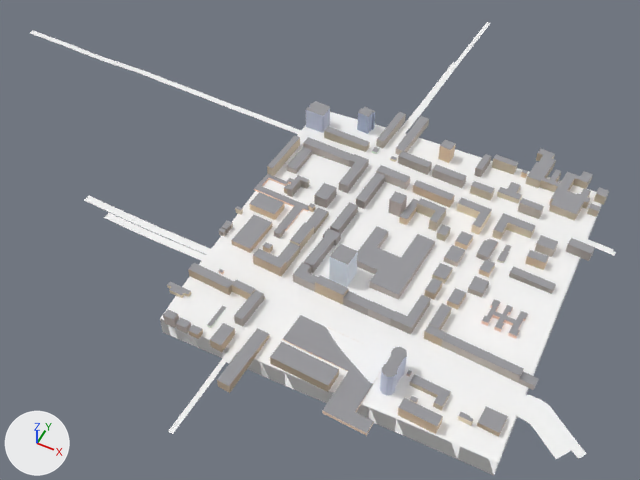
One commit to the glTF model public/tiles/1/1_-7.glb: the scene before it, then after it.
Before and after are seen from a camera (50 mm lens) standing at (1064.0, 2485.0, 1224.0) and looking at (618.0, 3378.0, 108.0). Every picture has the same lights, and +X, +Y and +Z are marked at lower left. The first picture is the older version. Where no turn or scale is listed for an object, it has been applied to the vertices. Vertices at exactly the same position are counted once.

Names of what the first picture shows: 't1_1_-7'.
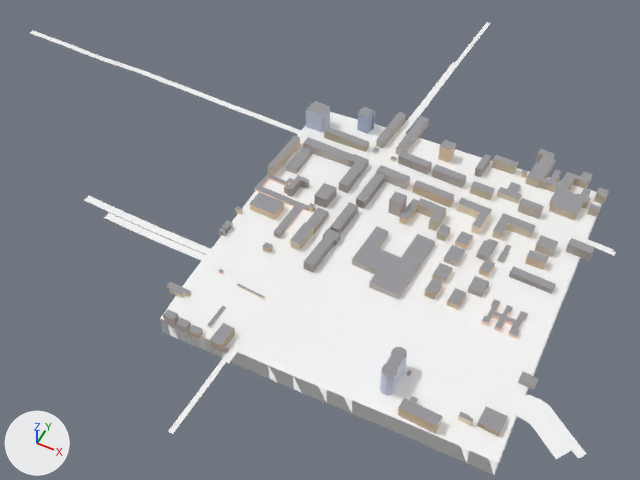
Where the newer file only moved an object's origin or applied its transform, the numbers keep the older frame.

Where the change shows, as pixel boxes [x1, y1, x2, y2] in the pictures (640 x 480 px):
part 1 of me_t1_1__7, deleted: before [188, 215, 451, 436]
part 2 of me_t1_1__7, cut back: [178, 206, 601, 463] in both

What changed in the scene script:
```text
Change me_t1_1__7:
    used by ob_t1_1__7; location = (505.0, 3441.0, 203.0)
    remove me_t1_1__7.from_pydata(...)  # 4718 vertices, 6735 faces; spans x -616.0..616.0, y -513.0..513.0, z -47.0..47.0
    add me_t1_1__7.from_pydata(...)  # 4559 vertices, 6509 faces; spans x -616.0..616.0, y -513.0..513.0, z -47.0..41.0
    me_t1_1__7 part 1: 8 loose pieces with 108 vertices, spanning x 6.0..429.0, y -428.0..-141.0, z -20.0..47.0, are deleted
    me_t1_1__7 part 2
    52 vertices are removed from x 79.0..506.0, y -330.0..-169.0, z -10.0..18.0
    145 faces are deleted
    1 vertex is added at (153.0, -250.0, -7.0)
    58 new faces join them, mat_far_terrain (white #ffffff)
    5 new faces join them, mat_far_building
    6 new faces join them, mat_far_road (white #ffffff)
```
